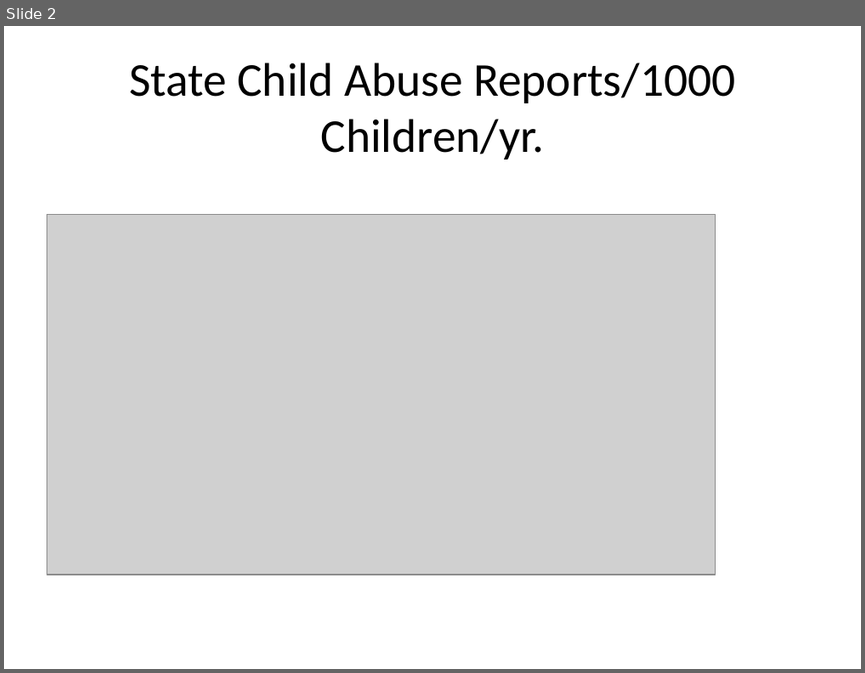
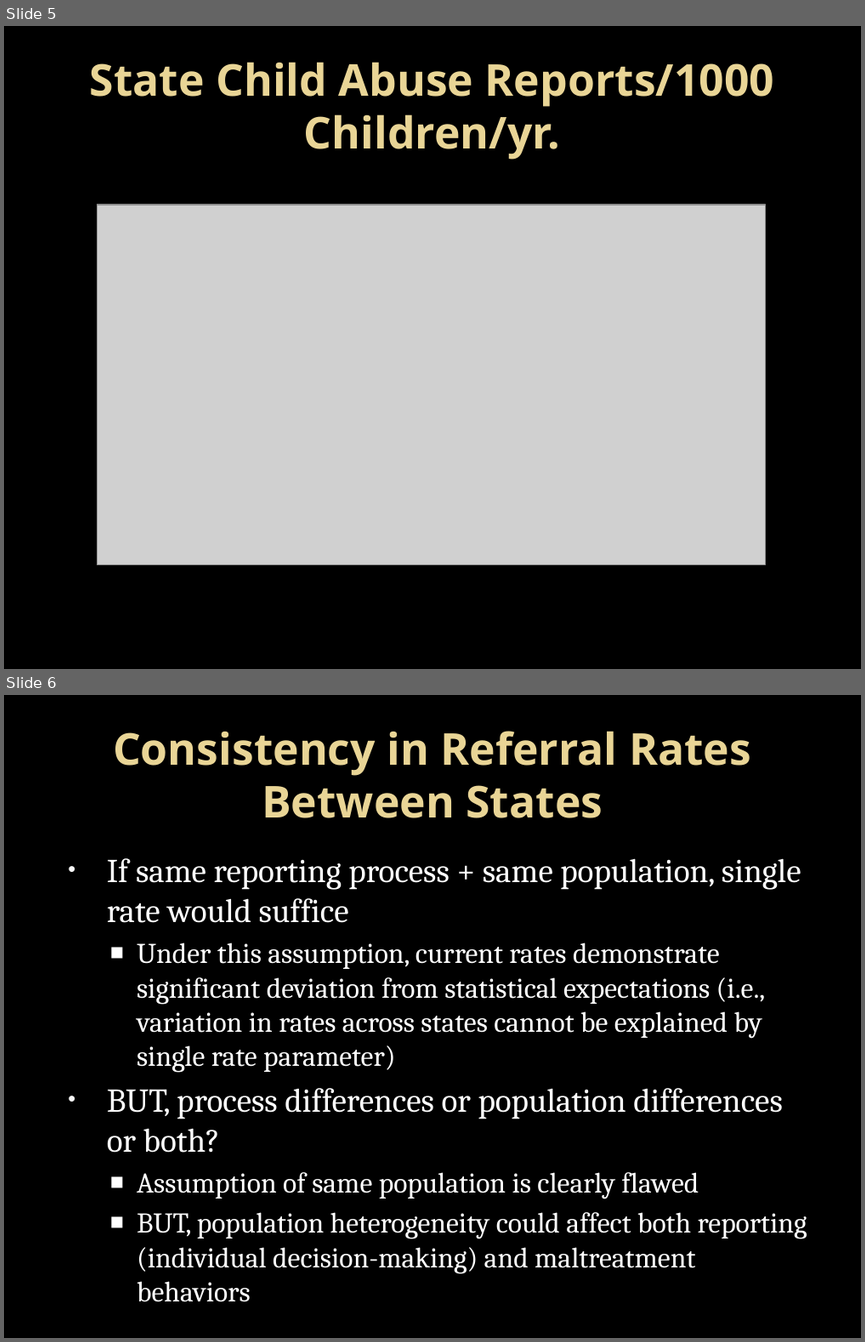
Before and after one commit to OuhscBbmc/SafeCareSpatial, a slide deck: National/chadwick materials/bard_draft1.pptx. Shown one above the other, each under a label of ours: slide 2 before the commit, slides 5 and 6 after it. The pictures are 865x673 and 865x1342 pixels, drawn with LibreOffice and Linux fonts; fonts in the diff are those of the drawing; grey boxes stand for pictures; background and template pictures are left out. Boxes give left, top, right and bottom in pixels: in the first picture for what was removed or moved away, otherwise in the second. Text is boxed around its words. In the diff, an @@ line names an element or a change of style, - is before the commit and + after.

```diff
--- a/National/chadwick materials/bard_draft1.pptx
+++ b/National/chadwick materials/bard_draft1.pptx
@@ slide 6 added at (4,695,861,1338), background picture (left out) @@
@@ title added at (113,731,751,818), 36.9 pt, text gradient #EAD696 to #E7D081, bold @@
+Consistency in Referral Rates Between States
@@ text added at (107,858,807,1302), 24 pt, text #FFFFFF @@
+• If same reporting process + same population, single rate would suffice
+  ■ Under this assumption, current rates demonstrate significant deviation from statistical expectations (i.e., variation in rates across states cannot be explained by single rate parameter)
+• BUT, process differences or population differences or both?
+  ■ Assumption of same population is clearly flawed
+  ■ BUT, population heterogeneity could affect both reporting (individual decision-making) and maltreatment behaviors
@@ what was slide 2 is now slide 5 @@
@@ slide 5 changed as well @@
@@ background #FFFFFF to picture (left out) @@
@@ title "State Child Abuse Reports/1000 Children/yr." at (90,62,775,159): size 39.6 to 36.9 pt, font Calibri to Noto Sans, text colour #000000 to gradient #EAD696 to #E7D081, bold on @@
@@ picture: place and size @@
-picture at (46,215,715,574)
+picture at (97,204,765,564)
```
Also in this commit, not shown: 1 other slide changed, 21 other slides added, 1 slide removed, 17 other files.
